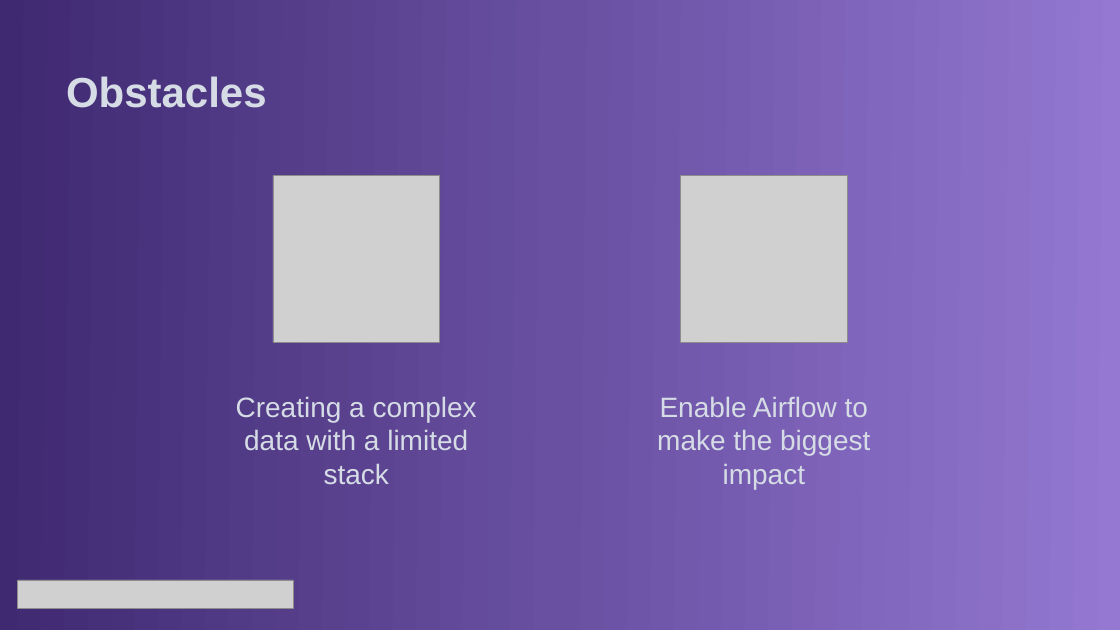
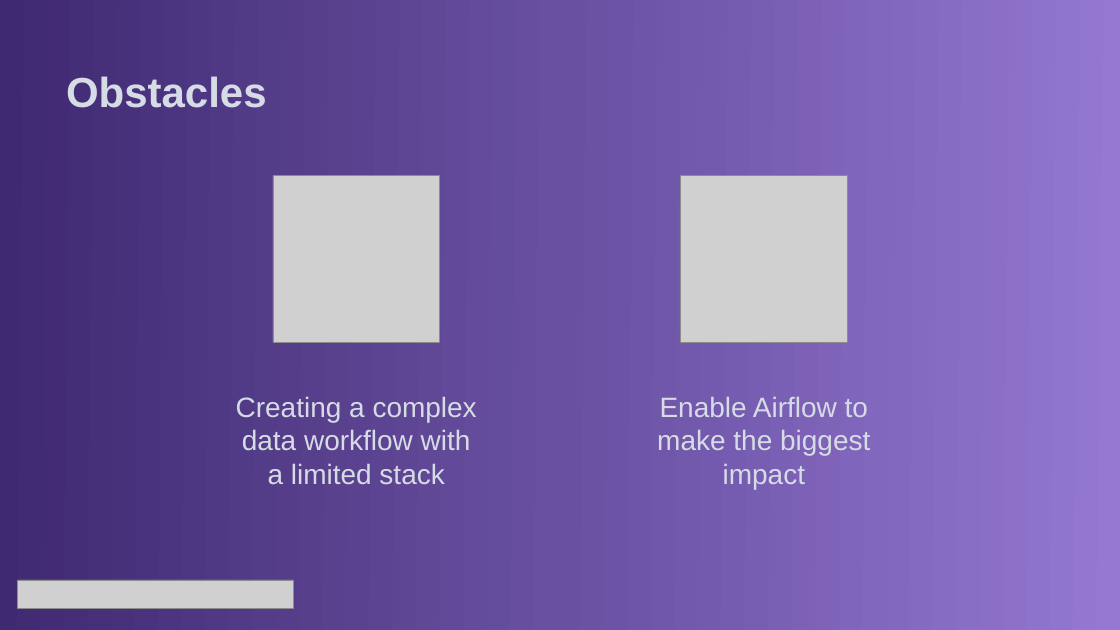
Before and after one commit to jroachgolf84/astronomer-panel-interview, a slide deck: slide 29 of documentation/Astronomer Panel Presentation.pptx. Drawn at 1120x630 pixels with LibreOffice and Linux fonts; fonts in the diff are those of the drawing; grey boxes stand for pictures. Boxes give left, top, right and bottom in pixels: in the first picture for what was removed or moved away, otherwise in the second. Text is boxed around its words. In the diff, an @@ line names an element or a change of style, - is before the commit and + after.

Commit message:
Updating presentation

```diff
--- a/documentation/Astronomer Panel Presentation.pptx
+++ b/documentation/Astronomer Panel Presentation.pptx
@@ text at <box>236,396,477,484</box>: text changed @@
-Creating a complex data with a limited stack
+Creating a complex data workflow with a limited stack
```
Also in this commit, not shown: 1 other file.
